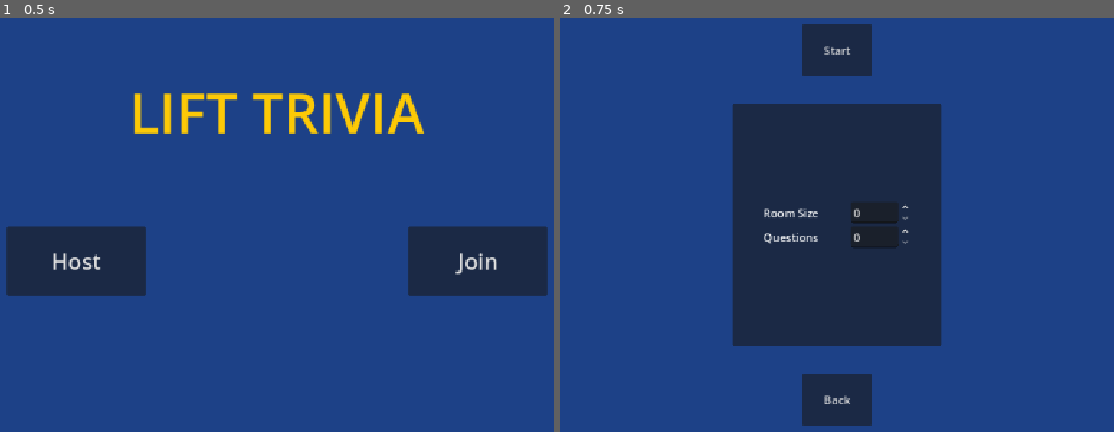
Above: before the commit, frames 1-2 (left to right).
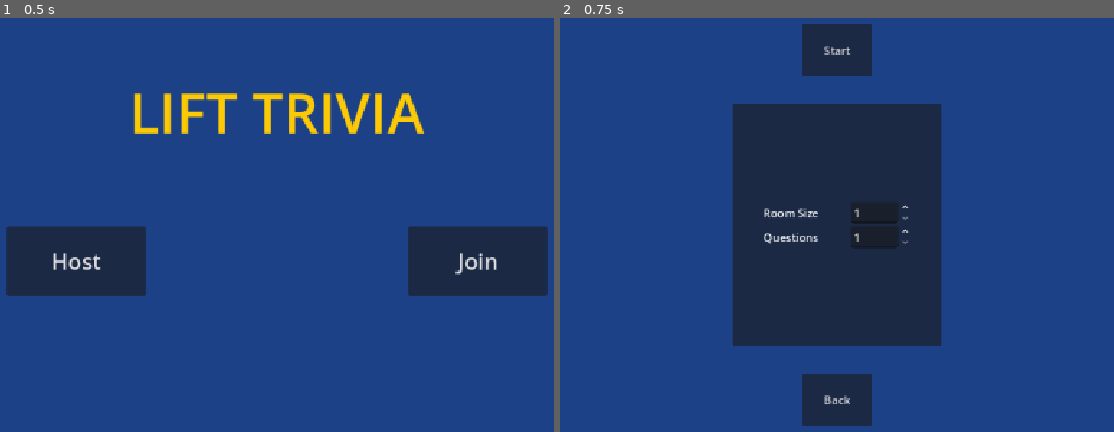
Above: after the commit, the same moments.

Repository: ttxit/lift-trivia
Game: Godot game, scene res://scenes/main.tscn
The game is run twice, just before and just after one commit, with the same random seed, the same clock (stepped at 60 frames per second) and the same inputs.
Inputs:
- Up to frame 1 (0.5 s): no input
- Up to frame 2 (0.75 s): click "Host" at 0.5 s

Frame 1 is identical in both runs. In frame 2, less than 0.1% of the frame differs, in the area x 52-55%, y 45-55%.

Commit message:
Update room creation default options

Diff:
--- a/scenes/room_creation.tscn
+++ b/scenes/room_creation.tscn
@@ -67,6 +67,9 @@
 [node name="SpinBox" type="SpinBox" parent="VBoxContainer/Options/VBoxContainer/Player Count" unique_id=2063117187]
 layout_mode = 2
 size_flags_horizontal = 10
+min_value = 1.0
+value = 1.0
+rounded = true
 
 [node name="Question Count" type="HBoxContainer" parent="VBoxContainer/Options/VBoxContainer" unique_id=427178756]
 layout_mode = 2
@@ -79,6 +82,10 @@
 [node name="SpinBox" type="SpinBox" parent="VBoxContainer/Options/VBoxContainer/Question Count" unique_id=515346141]
 layout_mode = 2
 size_flags_horizontal = 10
+min_value = 1.0
+max_value = 50.0
+value = 1.0
+rounded = true
 
 [node name="Back" type="Button" parent="VBoxContainer" unique_id=528350939]
 custom_minimum_size = Vector2(100, 75)
